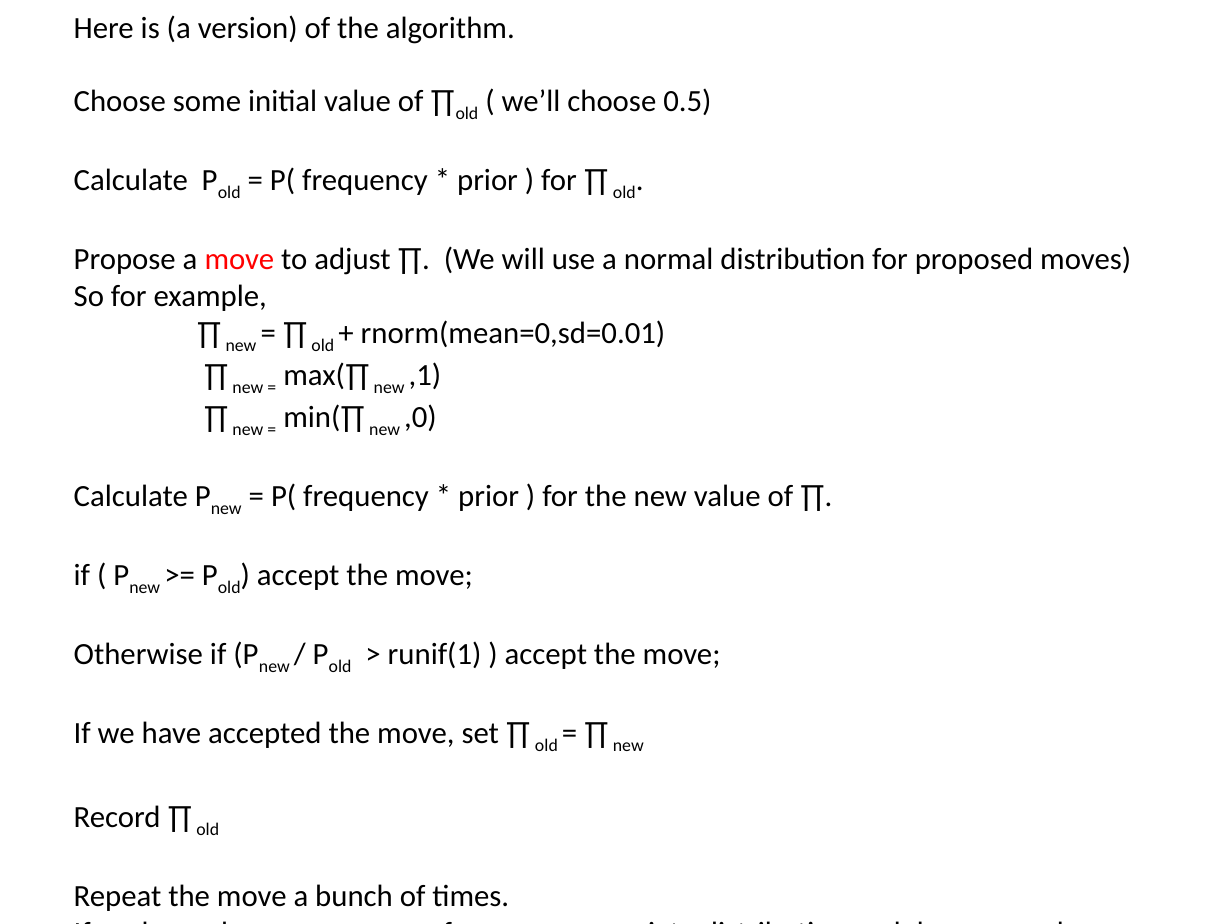
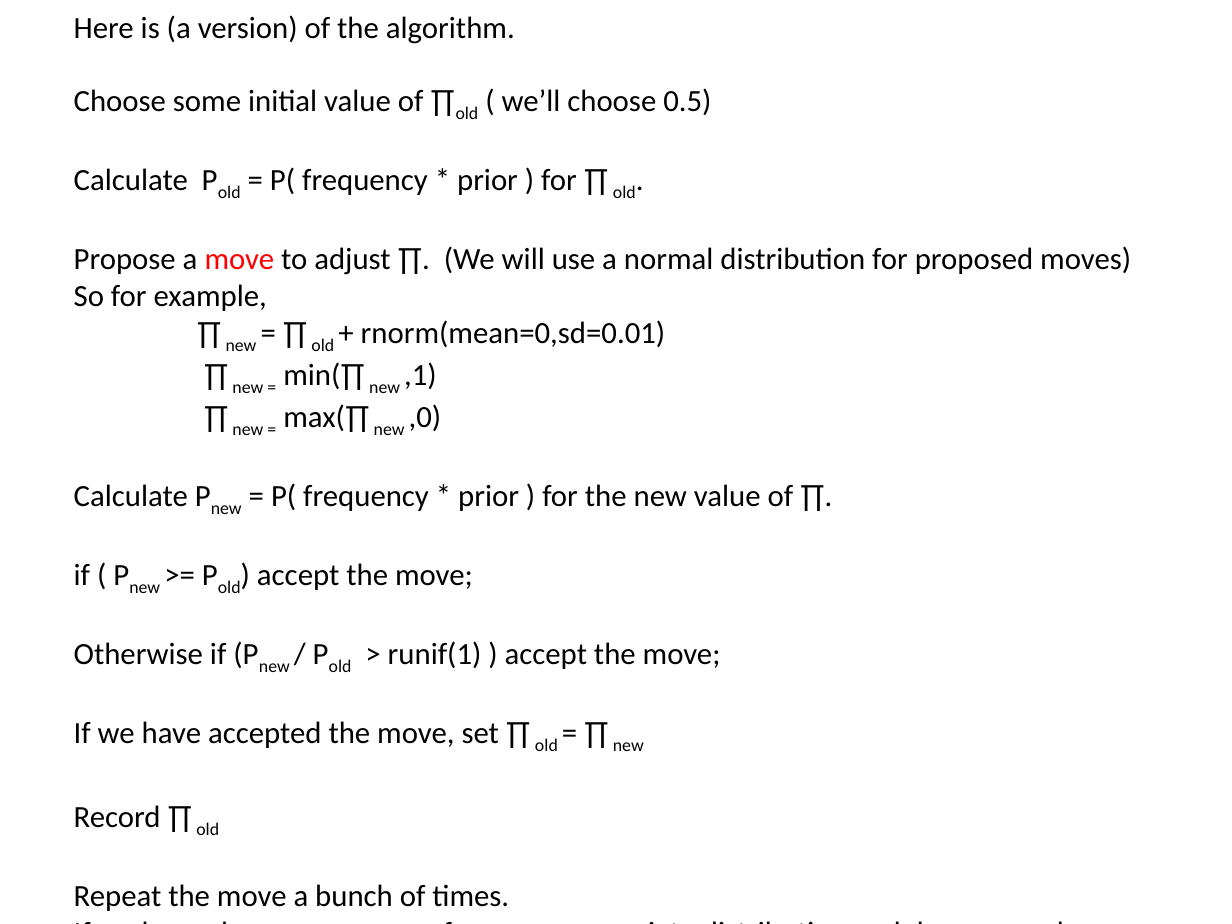
Before and after one commit to fodorclasses/fodorclasses.github.io, a slide deck: slide 4 of classes/stats2022/Lecture07.pptx. Drawn at 1232x924 pixels with LibreOffice and Linux fonts; fonts in the diff are those of the drawing. Boxes give left, top, right and bottom in pixels: in the first picture for what was removed or moved away, otherwise in the second. Text is boxed around its words. In the diff, an @@ line names an element or a change of style, - is before the commit and + after.

Commit message:
bug fix

```diff
--- a/classes/stats2022/Lecture07.pptx
+++ b/classes/stats2022/Lecture07.pptx
@@ text at box(232, 362, 442, 435): text changed @@
-∏ new = max(∏ new ,1)
-∏ new = min(∏ new ,0)
+∏ new = min(∏ new ,1)
+∏ new = max(∏ new ,0)
```
